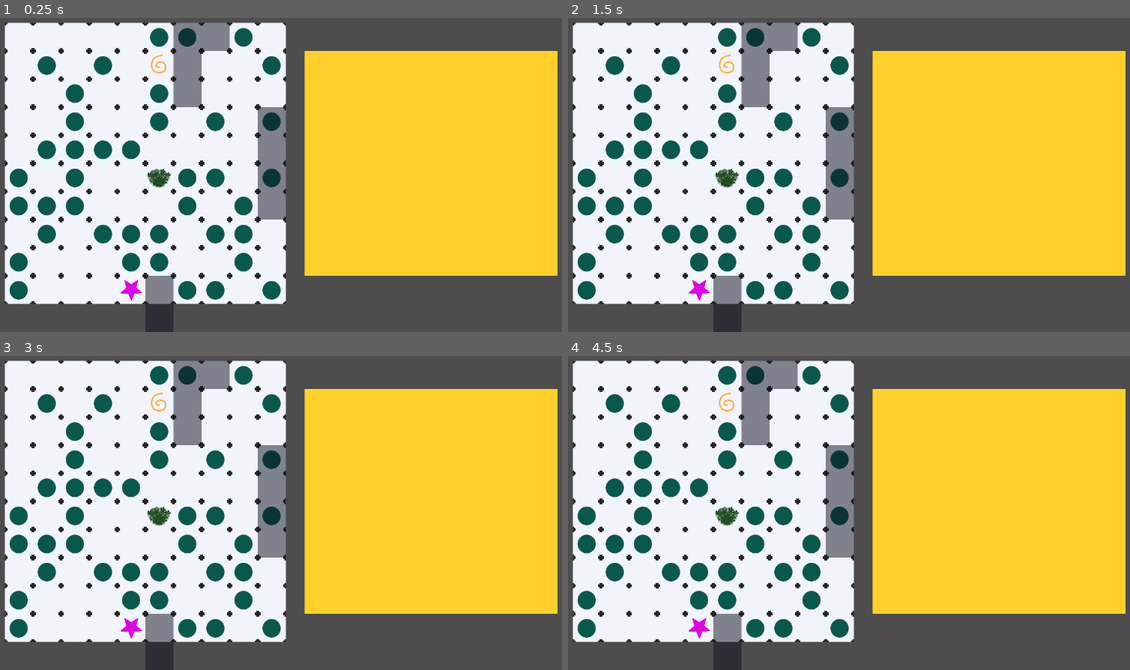
Above: before the commit, frames 1-4 (two rows, left to right).
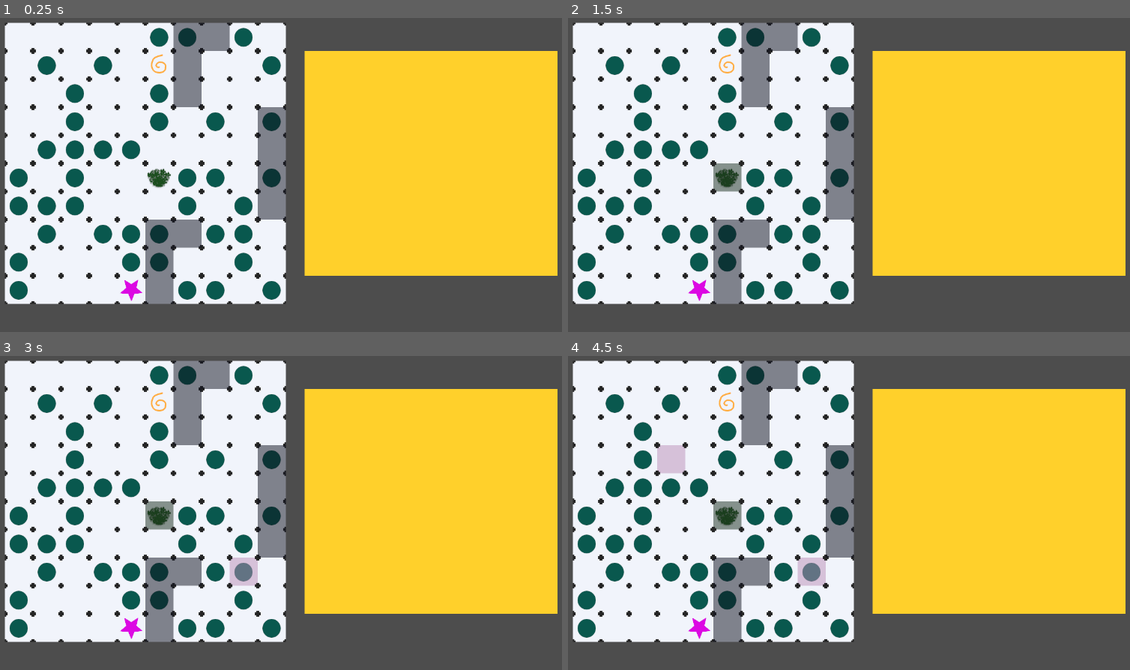
Above: after the commit, the same moments.

Repository: mDuo13/ld54
Game: Godot game, scene res://Scenes/PlayGame.tscn
The game is run twice, just before and just after one commit, with the same random seed, the same clock (stepped at 60 frames per second) and the same inputs.
Inputs (mouse positions are in pixels of both pictures, inside the frame that each line leads up to):
- Up to frame 1 (0.25 s): no input
- Up to frame 2 (1.5 s): tap Enter at 0.5 s; move the mouse to (714, 162) at 0.52 s; click (714, 162) at 0.67 s; tap Space at 1.25 s; move the mouse to (725, 181) at 1.27 s; click (725, 181) at 1.42 s
- Up to frame 3 (3 s): tap Enter at 2 s; move the mouse to (337, 428) at 2.02 s; click (337, 428) at 2.17 s; tap Space at 2.75 s; move the mouse to (247, 569) at 2.77 s; click (247, 569) at 2.92 s
- Up to frame 4 (4.5 s): tap Enter at 3.5 s; move the mouse to (1023, 550) at 3.52 s; click (1023, 550) at 3.67 s; tap Space at 4.25 s; move the mouse to (663, 450) at 4.27 s; click (663, 450) at 4.42 s

The runs differ from the first frame. In frame 1, 1.7% of the frame differs, in the area x 25-36%, y 64-100%; in frame 2, 2.1%; in frame 3, 2.5%; in frame 4, 3.0%, in the area x 15-46%, y 28-100%.

Commit message:
Plate: encircling & click to change color

Diff:
--- a/Scripts/plate.gd
+++ b/Scripts/plate.gd
@@ -30,6 +30,13 @@
 	"food_green": Vector2(2,3)
 }
 
+const FOOD_TILES = [
+	"",
+	"food_pink",
+	"food_green",
+	"blocked"
+]
+
 @export var bag_contents := {
 	"scoring": 40,
 	"special_1": 1,
@@ -40,6 +47,11 @@
 func _ready():
 	randomize_board()
 	place_blockers()
+
+func oob(coords: Vector2i) -> bool:
+	if coords.x < 0 or coords.y < 0 or coords.x >= GRID_WIDTH or coords.y >= GRID_HEIGHT:
+		return true
+	return false
 
 func randomize_board():
 	var tile_bag = []
@@ -73,19 +85,16 @@
 		var loc
 		while true:
 			loc = Vector2i(randi_range(0,GRID_WIDTH), randi_range(0,GRID_HEIGHT))
-			if loc.x < 0 or loc.y < 0 or loc.x >= GRID_WIDTH or loc.y >= GRID_WIDTH:
-				continue # out of bounds, try again
-			if scoring_at(loc) > 1 or food_color_at(loc) == 3:
-				continue # don't overwrite bonus spaces or other blockers
+			if oob(loc) or scoring_at(loc) > 1 or food_color_at(loc) == 3:
+				# try again if out of bounds or would overwrite a special or blocker
+				continue
 			break
 		put_food_at("blocked", loc)
 		for j in range(BLOCKER_SIZE-1):
 			var new_loc
 			while true:
 				new_loc = loc + GROW_VECS[randi()%GROW_VECS.size()]
-				if new_loc.x < 0 or new_loc.y < 0 or new_loc.x >= GRID_WIDTH or new_loc.x >= GRID_HEIGHT:
-					continue
-				if scoring_at(new_loc) > 1 or food_color_at(new_loc) == 3:
+				if oob(new_loc) or scoring_at(new_loc) > 1 or food_color_at(new_loc) == 3:
 					continue
 				break
 			loc = new_loc
@@ -108,8 +117,40 @@
 	var food_tile = TILE_TYPES[food]
 	$PlateGrid.set_cell(LAYER_FOOD, coords, TILE_SRC, food_tile)
 
+func is_encircled(coords: Vector2i):
+	assert (not oob(coords))
+	var gap_found = false
+	for dx in range(-1, 2):
+		for dy in range(-1,2):
+			if dx==0 and dy==0:
+				continue #skip self
+			var newloc = coords + Vector2i(dx, dy)
+			if oob(newloc):
+				continue # edges work for encircling
+			if scoring_at(newloc) > 1: #special spaces work
+				continue
+			if food_color_at(newloc) > 0:
+				continue
+			# No valid encircler there!
+			gap_found = true
+			break
+
+	return not gap_found
+
+func cycle_food_at(coords: Vector2i): #debug helper
+	var food_color = food_color_at(coords) + 1
+	if food_color > 3:#max food num
+		food_color = 0
+		$PlateGrid.erase_cell(LAYER_FOOD, coords)
+	else:
+		$PlateGrid.set_cell(LAYER_FOOD, coords, TILE_SRC, TILE_TYPES[FOOD_TILES[food_color]])
+
+
+
 func _on_input_event(_viewport, event, _shape_idx):
 	if event is InputEventMouseButton and event.pressed:
 		print("Mouse Click at: ", event.position)
 		var map_coords = $PlateGrid.local_to_map( to_local(event.position) )
-		print(scoring_at(map_coords))
+		print("Points:",scoring_at(map_coords))
+		print("Encircled?:", is_encircled(map_coords))
+		cycle_food_at(map_coords)
Not shown, changed: rr-todo.txt
